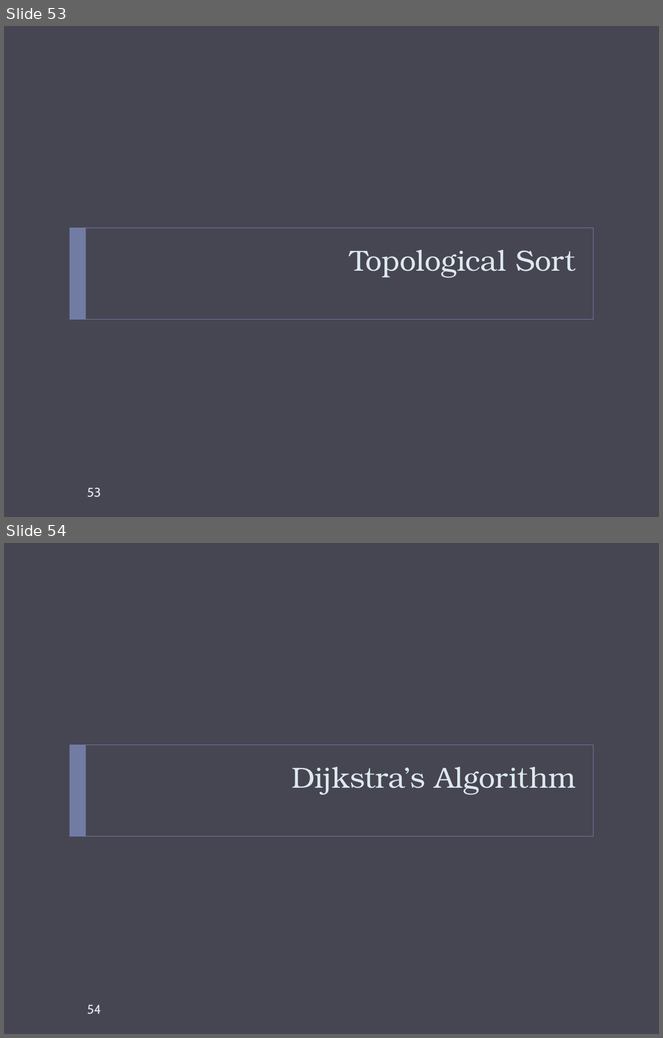
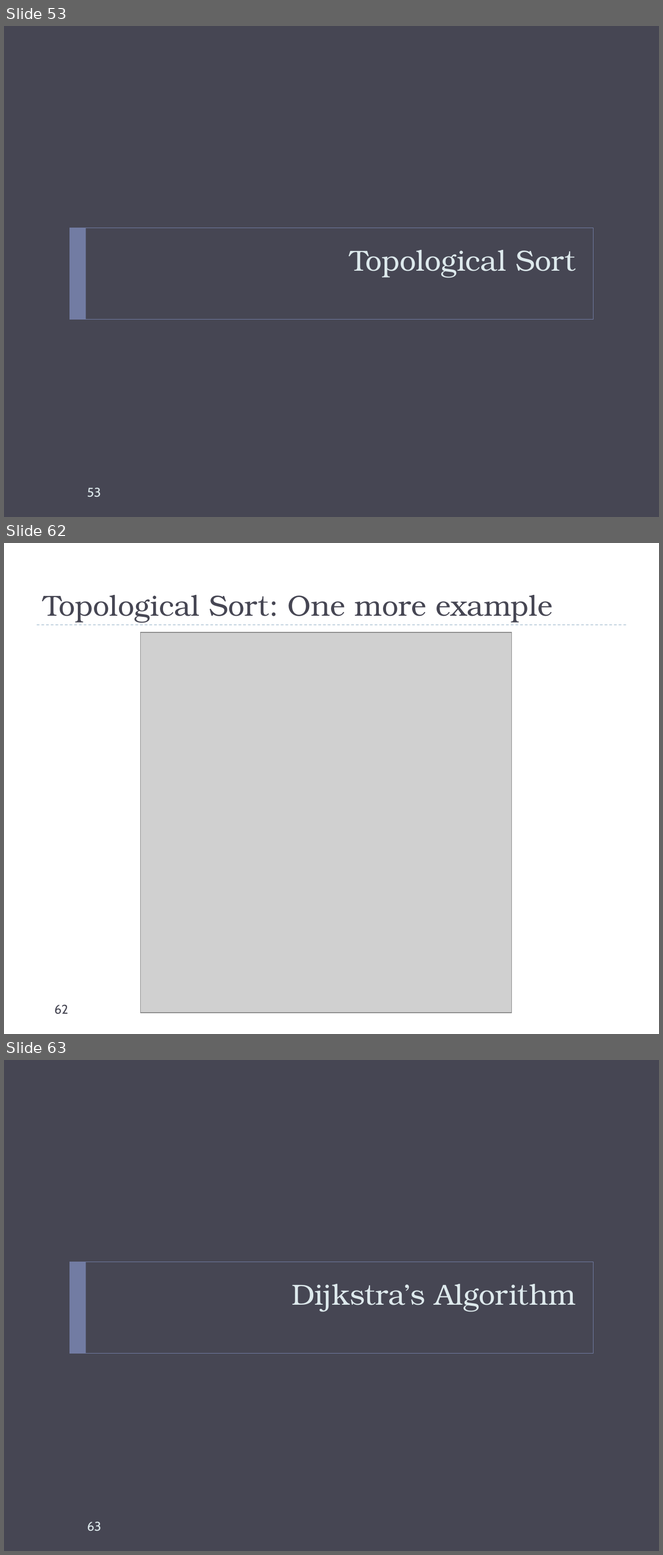
Before and after one commit to markfloryan/dsa2, a slide deck: slides/graphs-basic.pptx. Shown one above the other, each under a label of ours: slides 53 and 54 before the commit, slides 53, 62 and 63 after it; the slides between them are not shown. The pictures are 663x1038 and 663x1555 pixels, drawn with LibreOffice and Linux fonts; fonts in the diff are those of the drawing; grey boxes stand for pictures. Boxes give left, top, right and bottom in pixels: in the first picture for what was removed or moved away, otherwise in the second. Text is boxed around its words. In the diff, an @@ line names an element or a change of style, - is before the commit and + after.

```diff
--- a/slides/graphs-basic.pptx
+++ b/slides/graphs-basic.pptx
@@ slide 62 added at box(4, 543, 659, 1034), background #FFFFFF @@
@@ title added at box(43, 595, 553, 623), 32 pt, text #464653 @@
+Topological Sort: One more example
@@ line added from (37, 625) to (626, 625), #9FB8CD 0.75 pt dashed @@
@@ picture added at box(140, 632, 512, 1013) @@
@@ page number added at box(54, 1005, 68, 1015), 14 pt, text #464653 @@
+62
@@ what was slide 54 is now slide 63 @@
@@ page number at box(87, 1522, 101, 1532): text changed @@
-54
+63
```
Also in this commit, not shown: 17 slides changed, 8 other slides added, 2 slides removed, 9 other files.
